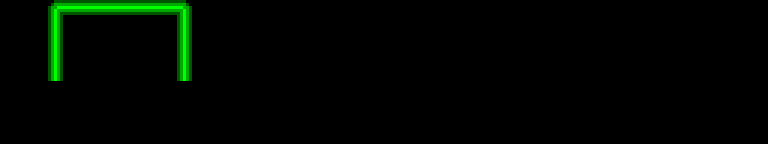
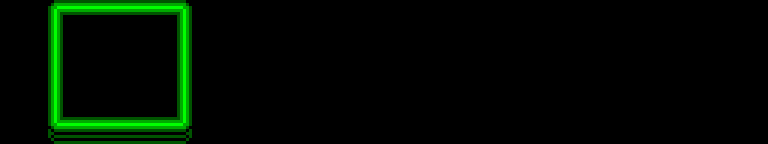
Layer changes from the first 768px x 144px image to the second:
painted on "Fundo" over 48, 81, 192, 144
